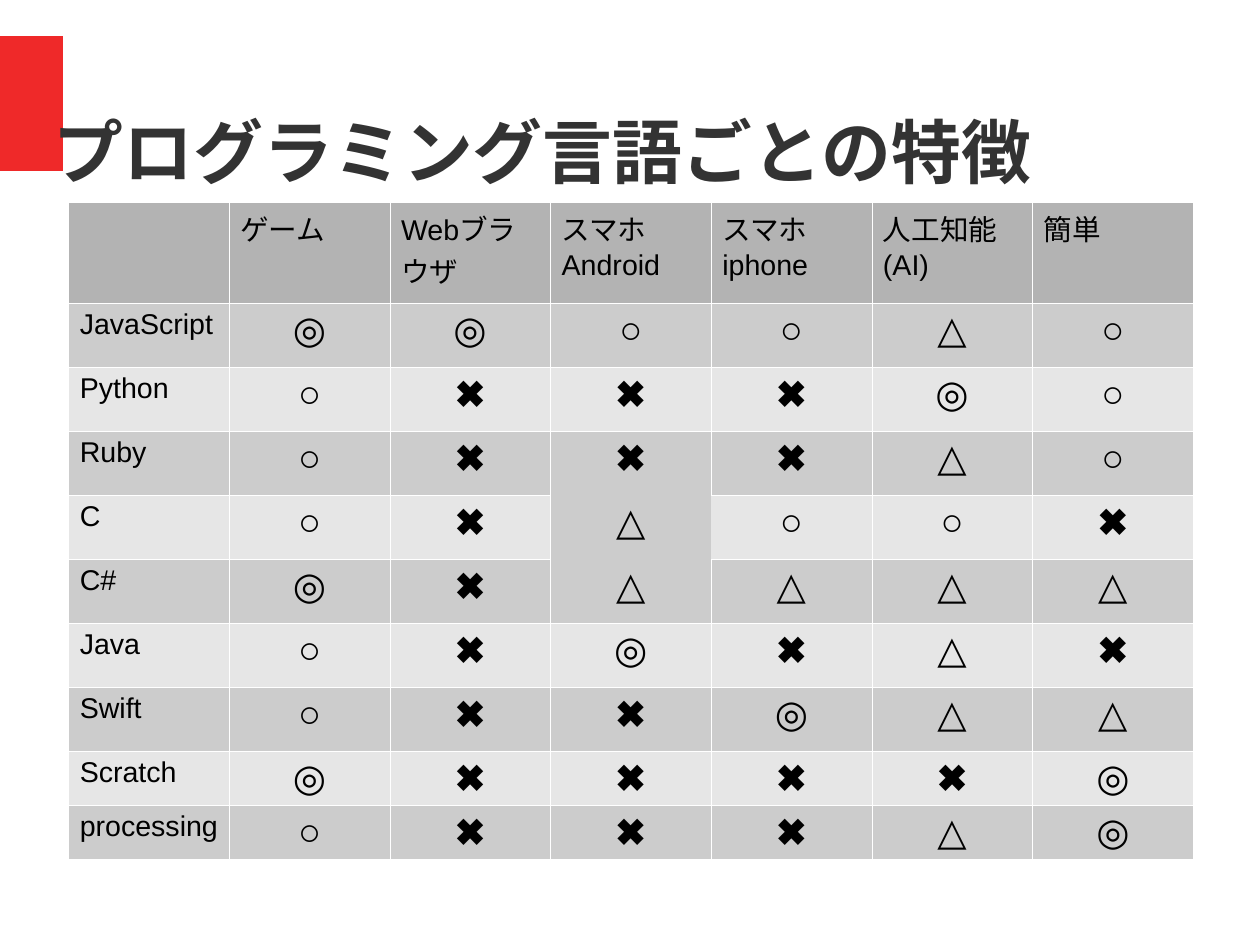
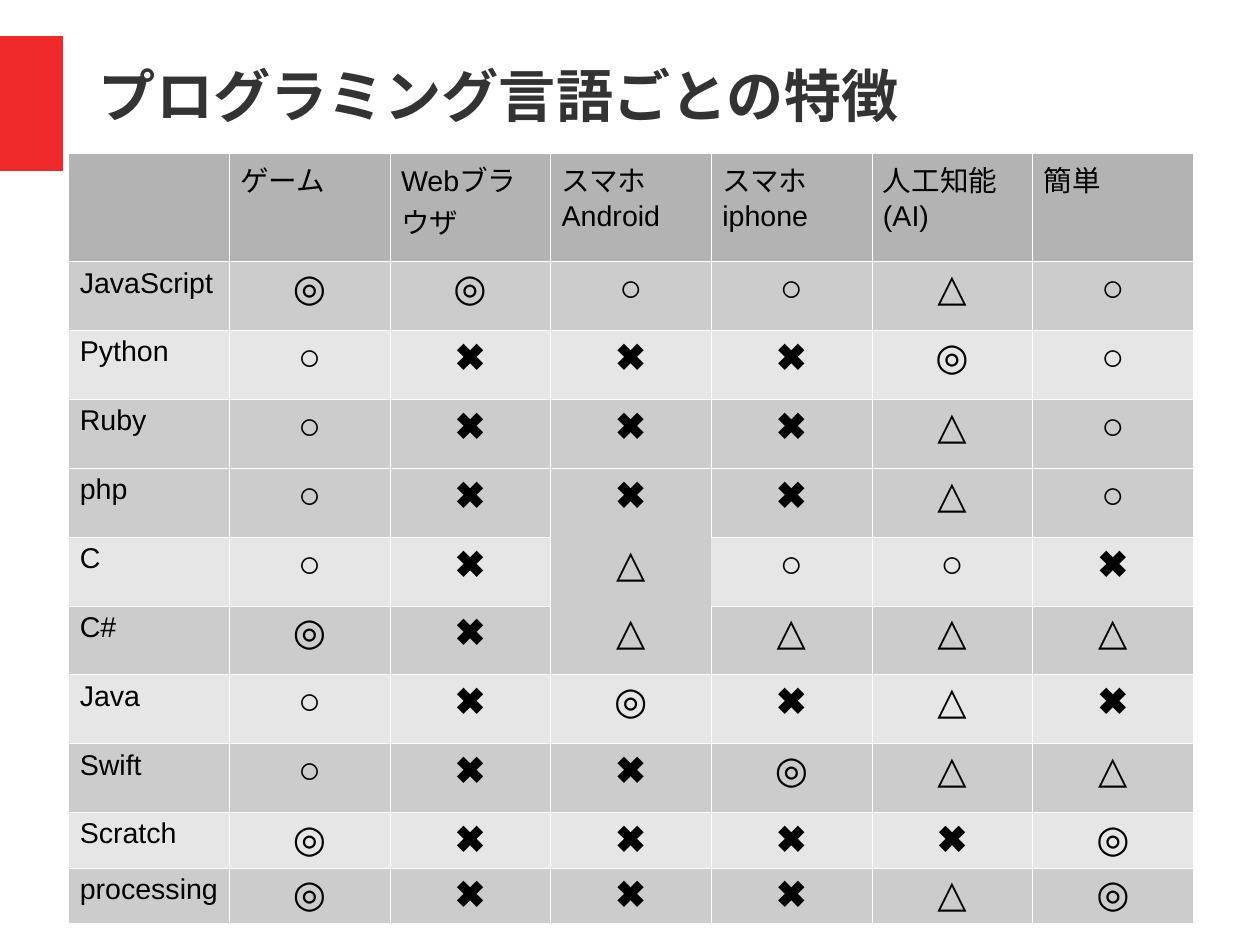
Before and after one commit to coderdojo-nada/resource, a slide deck: slide 10 of guide/coderdojo-nada紹介.odp. Drawn at 1260x945 pixels with LibreOffice and Linux fonts; fonts in the diff are those of the drawing. Boxes give left, top, right and bottom in pixels: in the first picture for what was removed or moved away, otherwise in the second. Text is boxed around its words. In the diff, an @@ line names an element or a change of style, - is before the commit and + after.

```diff
--- a/guide/coderdojo-nada紹介.odp
+++ b/guide/coderdojo-nada紹介.odp
@@ text "プログラミング言語ごとの特徴": place and size @@
-text "プログラミング言語ごとの特徴" at bbox=[54, 108, 1031, 185]
+text "プログラミング言語ごとの特徴" at bbox=[99, 67, 898, 122]
@@ text "プログラミング言語ごとの特徴" at bbox=[99, 67, 898, 122]: size 44 to 36 pt @@
@@ table at bbox=[69, 153, 1197, 924] @@
+row 5: php | ○ | ✖️ | ✖️ | ✖️ | △ | ○
-row 11, column 2: ○
+row 11, column 2: ◎
@@ table: place and size @@
-table at bbox=[69, 202, 1197, 860]
+table at bbox=[69, 153, 1197, 924]
```
Also in this commit, not shown: 3 other slides changed.
